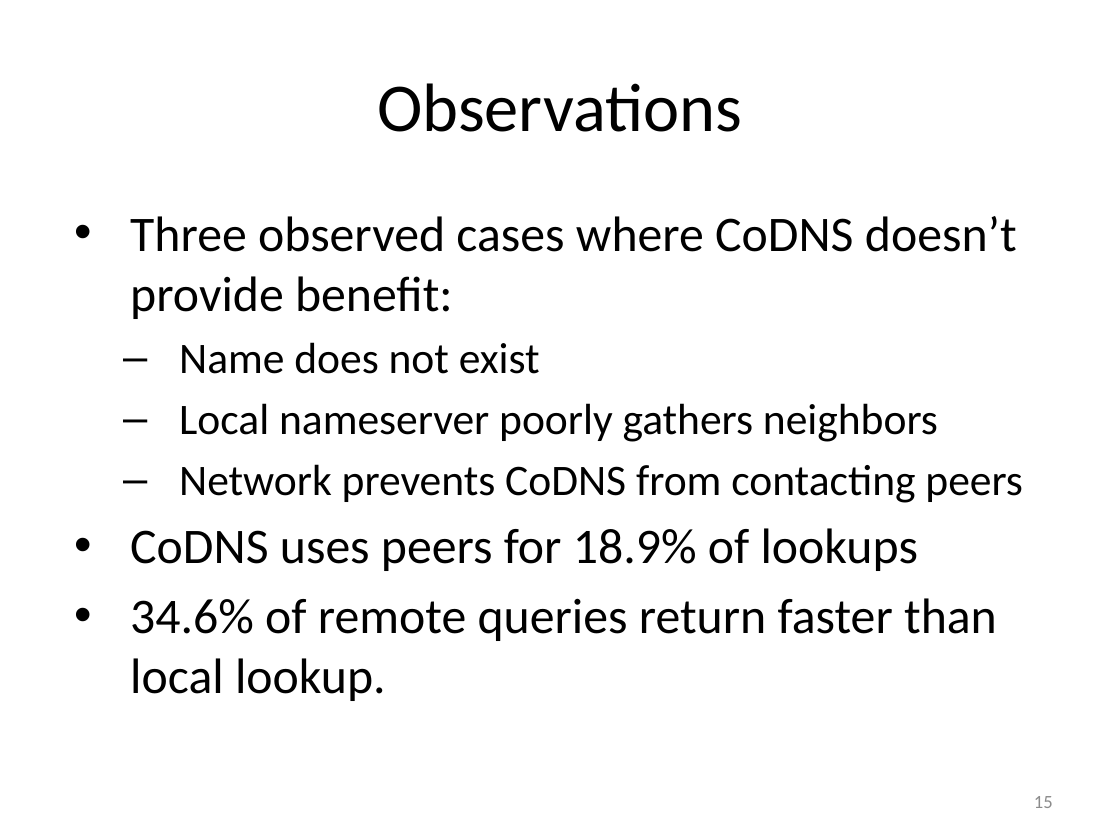
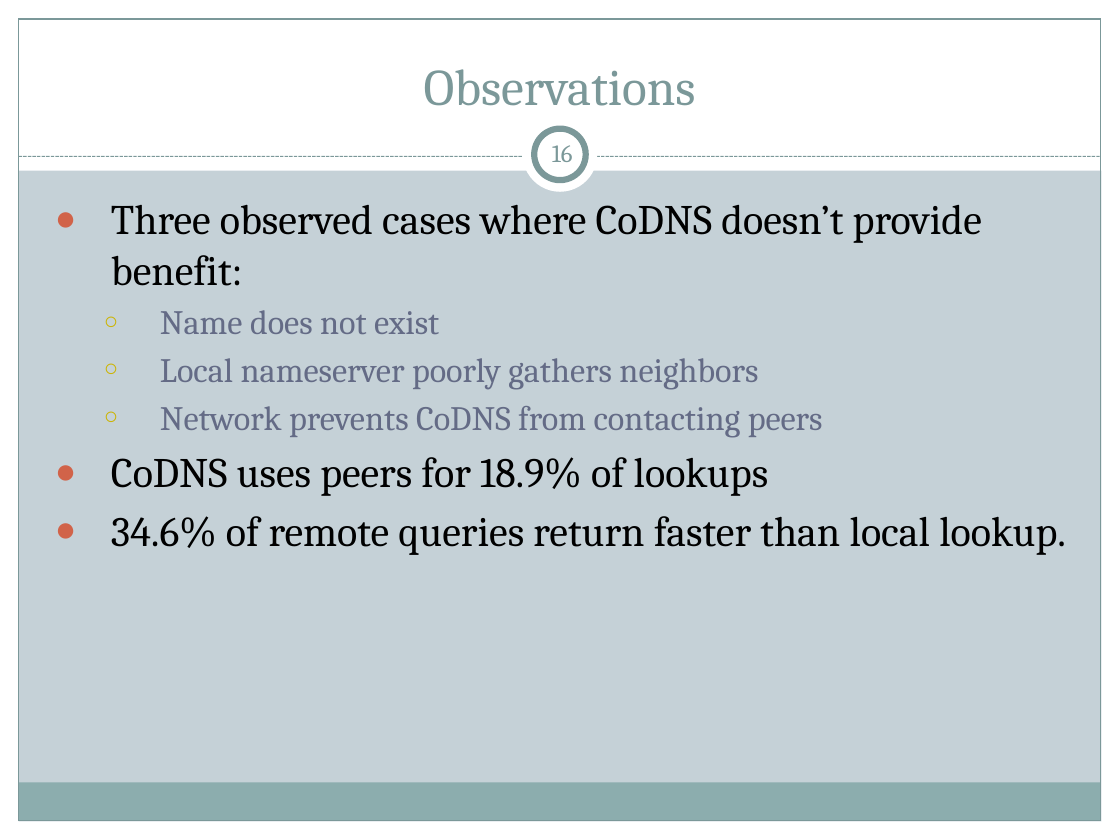
Before and after one commit to cs525-koala/documents, a slide deck: slide 16 of p2p/P2P Apps.pptx (slide 15 before the commit). Drawn at 1120x840 pixels with LibreOffice and Linux fonts; fonts in the diff are those of the drawing. Boxes give left, top, right and bottom in pixels: in the first picture for what was removed or moved away, otherwise in the second. Text is boxed around its words. In the diff, an @@ line names an element or a change of style, - is before the commit and + after.

Commit message:
presentation: changed theme, going through codns slides first

```diff
--- a/p2p/P2P Apps.pptx
+++ b/p2p/P2P Apps.pptx
@@ background #FFFFFF to #C5D1D7 @@
@@ rectangle added at (0,0,1120,170), fill #FFFFFF @@
@@ rectangle added at (0,0,19,840), fill #FFFFFF @@
@@ rectangle added at (19,19,1101,821), outline #7C999A 0.75 pt @@
@@ title "Observations": place and size @@
-title "Observations" at (377,83,742,132)
+title "Observations" at (424,69,696,106)
@@ title "Observations" at (424,69,696,106): size 44 to 33 pt, font Calibri to Cambria, text colour #000000 to #7C999A; vertical alignment middle to bottom @@
@@ rectangle added at (1101,0,1120,840), fill #FFFFFF @@
@@ ellipse added at (523,118,598,193), fill #FFFFFF @@
@@ ellipse added at (534,129,586,180), fill #FFFFFF, outline #7C999A 4 pt @@
@@ page number added at (552,145,573,162), 16 pt, text #7C999A @@
+16
@@ line added from (19, 157) to (1101, 157), #7C999A 0.75 pt dashed @@
@@ text "Three observed cases where CoDNS ...": place and size @@
-text "Three observed cases where CoDNS ..." at (130,216,1023,701)
+text "Three observed cases where CoDNS ..." at (111,204,1066,555)
@@ text "Three observed cases where CoDNS ..." at (111,204,1066,555): size 32 to 27 pt in "Three observed cases where CoDNS doesn’t provide ...", "CoDNS uses peers for 18.9% of lookups", "34.6% of remote queries return faster than ..."; font Calibri to Cambria; size 28 to 22 pt, text colour #000000 to #646B86 in "Name does not exist", "Local nameserver poorly gathers neighbors", "Network prevents CoDNS from contacting peers"; bullet • to ●; less space between paragraphs; bullet – to ○ @@
@@ rectangle added at (18,783,1100,821), fill #8CADAE @@
@@ page number removed at (1034,796,1053,808) @@
-15
@@ rectangle added at (0,821,1120,840), fill #FFFFFF @@
```
Also in this commit, not shown: 17 other slides changed, 1 slide added.
